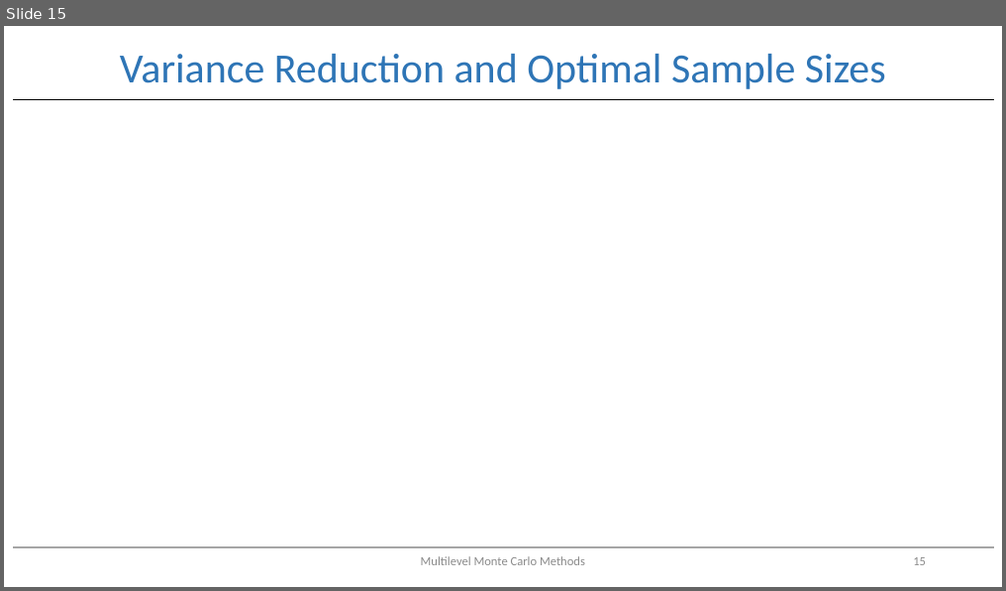
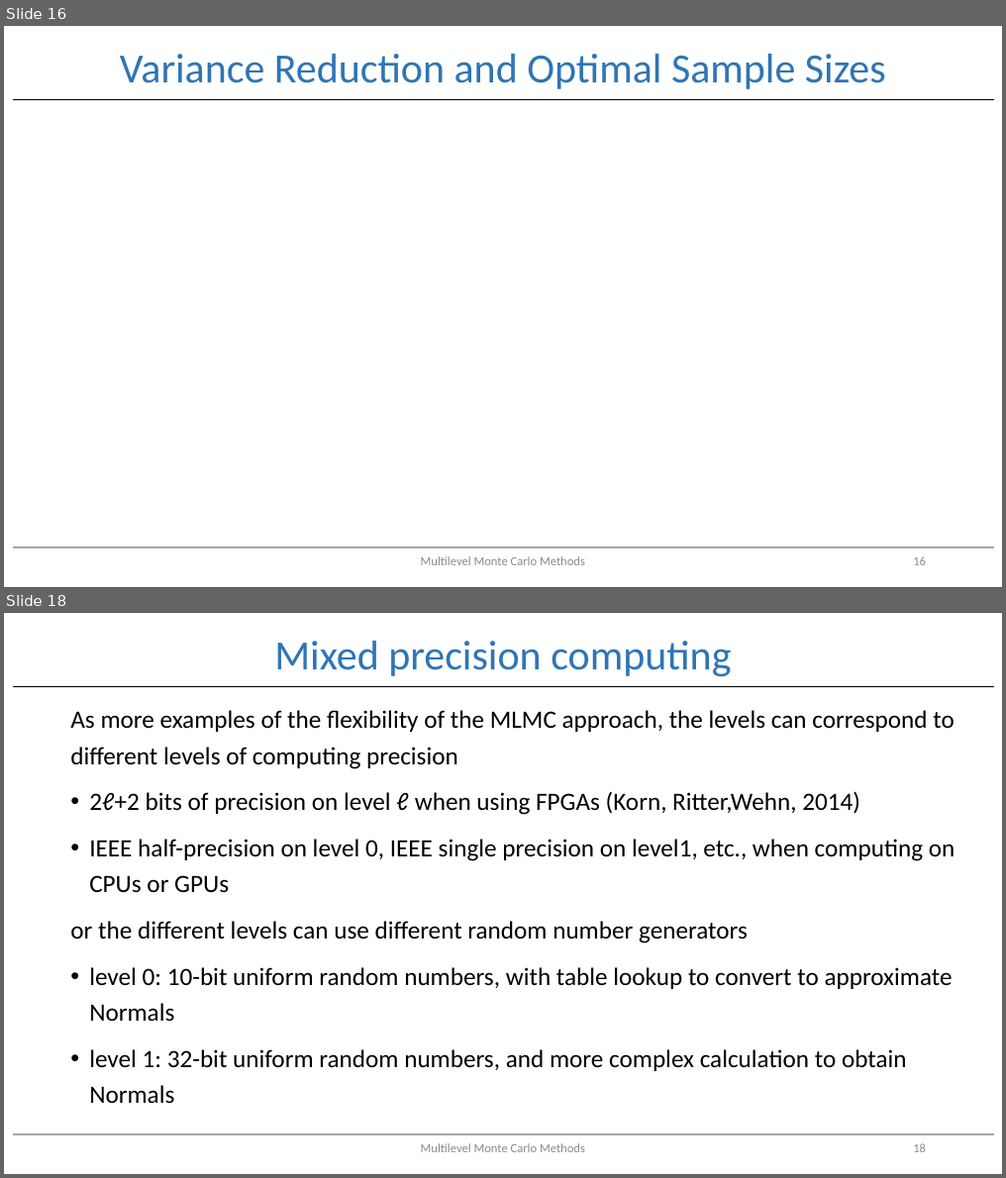
Before and after one commit to EfficientComputationalAlgorithms/MultilevelMontecarlo, a slide deck: Multi-level Monte Carlo.pptx. Shown one above the other, each under a label of ours: slide 15 before the commit, slides 16 and 18 after it; the slides between them are not shown. The pictures are 1006x591 and 1006x1178 pixels, drawn with LibreOffice and Linux fonts; fonts in the diff are those of the drawing; grey boxes stand for pictures. Boxes give left, top, right and bottom in pixels: in the first picture for what was removed or moved away, otherwise in the second. Text is boxed around its words. In the diff, an @@ line names an element or a change of style, - is before the commit and + after.

Commit message:
Added some slides

```diff
--- a/Multi-level Monte Carlo.pptx
+++ b/Multi-level Monte Carlo.pptx
@@ slide 18 added at <box>4,613,1002,1174</box>, background #FFFFFF @@
@@ title added at <box>274,641,731,677</box>, 40 pt, text #2E75B6 @@
+Mixed precision computing
@@ line added from (13, 687) to (994, 687), #000000 1.5 pt @@
@@ text added at <box>70,710,955,1104</box>, 24 pt, text #000000 @@
+As more examples of the flexibility of the MLMC approach, the levels can correspond to different levels of computing precision
+• 2ℓ+2 bits of precision on level ℓ when using FPGAs (Korn, Ritter,Wehn, 2014)
+• IEEE half-precision on level 0, IEEE single precision on level1, etc., when computing on CPUs or GPUs
+or the different levels can use different random number generators
+• level 0: 10-bit uniform random numbers, with table lookup to convert to approximate Normals
+• level 1: 32-bit uniform random numbers, and more complex calculation to obtain Normals
@@ line added from (13, 1135) to (994, 1135), #A5A5A5 1.5 pt @@
@@ text added at <box>421,1144,585,1153</box>, 12 pt, text #8C8C8C @@
+Multilevel Monte Carlo Methods
@@ page number added at <box>913,1144,926,1153</box>, 12 pt, text #8C8C8C @@
+18
@@ what was slide 15 is now slide 16 @@
```
Also in this commit, not shown: 2 other slides added.
